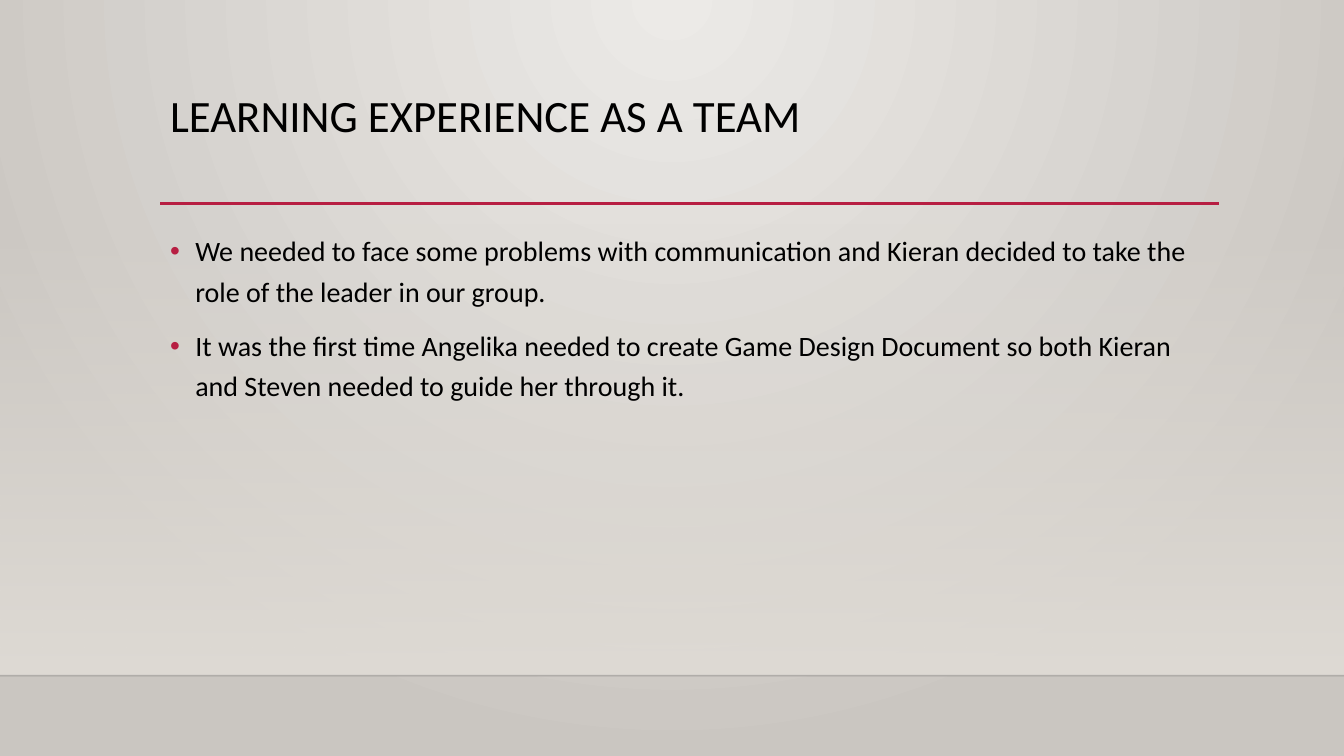
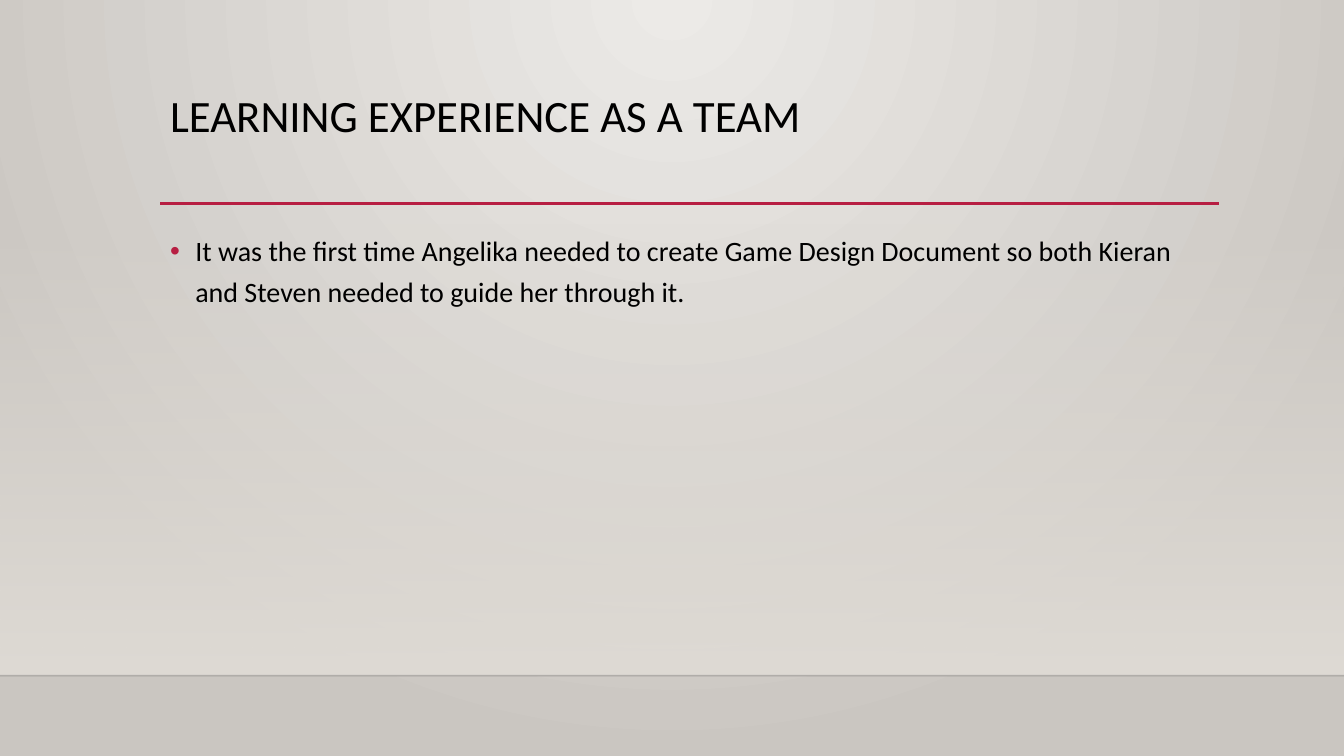
Before and after one commit to OutOfTimeTheGame/Game-Development, a slide deck: slide 15 of Powerpoint/Out of Time Presentation.pptx. Drawn at 1344x756 pixels with LibreOffice and Linux fonts; fonts in the diff are those of the drawing; background and template pictures are left out. Boxes give left, top, right and bottom in pixels: in the first picture for what was removed or moved away, otherwise in the second. Text is boxed around its words. In the diff, an @@ line names an element or a change of style, - is before the commit and + after.

```diff
--- a/Powerpoint/Out of Time Presentation.pptx
+++ b/Powerpoint/Out of Time Presentation.pptx
@@ text at (195,241,1185,307): paragraph removed @@
-• We needed to face some problems with communication and Kieran decided to take the role of the leader in our group.
```
Also in this commit, not shown: 1 other slide changed.
